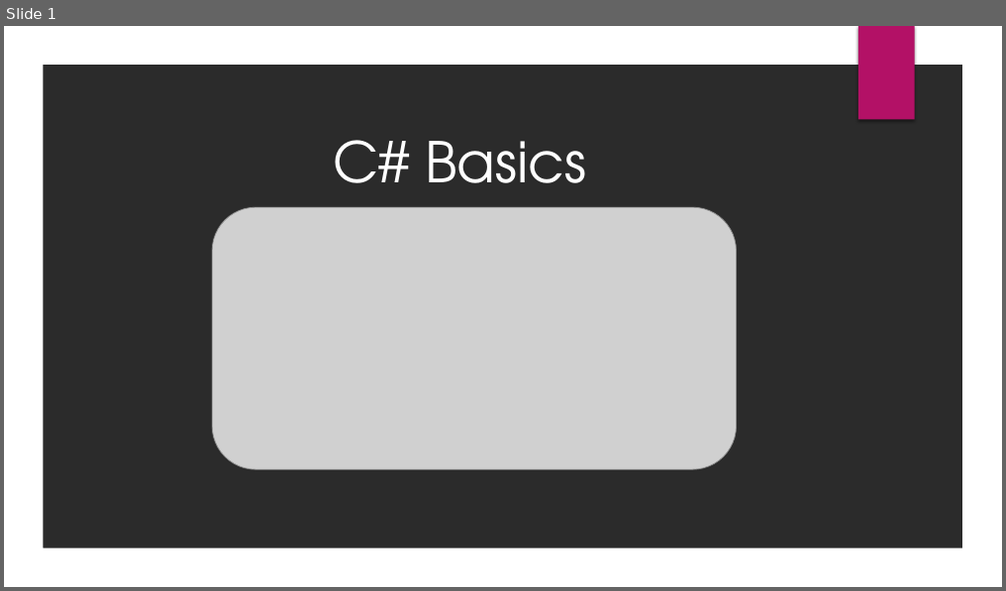
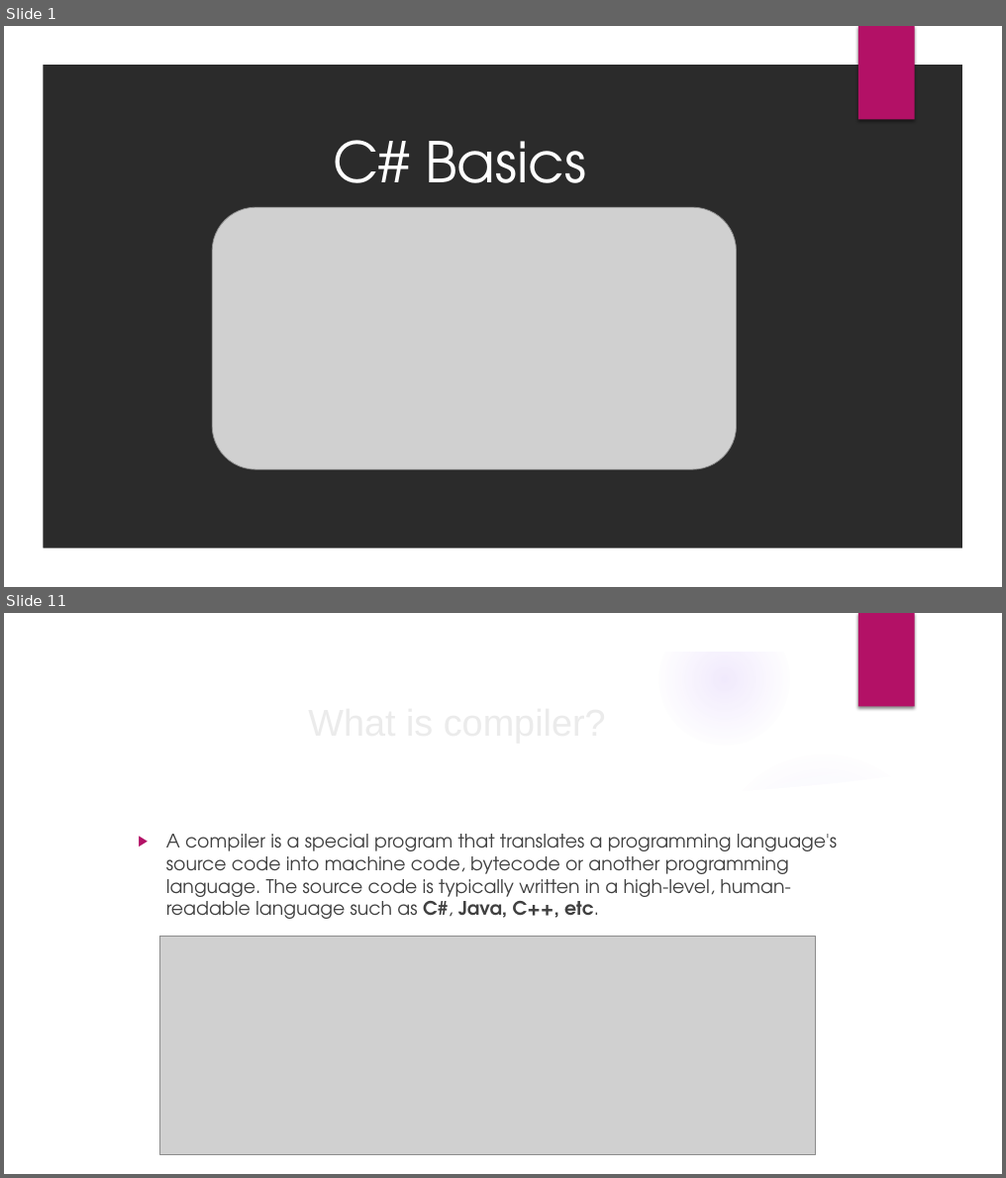
Before and after one commit to velizar92/CSharp-Programming-Presentations, a slide deck: C# Basics.pptx. Shown one above the other, each under a label of ours: slide 1 before the commit, slides 1 and 11 after it; the slides between them are not shown. The pictures are 1006x591 and 1006x1178 pixels, drawn with LibreOffice and Linux fonts; fonts in the diff are those of the drawing; grey boxes stand for pictures; background and template pictures are left out; a plain dark background stands for a picture behind light text. Boxes give left, top, right and bottom in pixels: in the first picture for what was removed or moved away, otherwise in the second. Text is boxed around its words. In the diff, an @@ line names an element or a change of style, - is before the commit and + after.

Commit message:
Add more slides for .NET, Compiler and .NET Schedule

```diff
--- a/C# Basics.pptx
+++ b/C# Basics.pptx
@@ slide 11 added at (x1=4, y1=613, x2=1002, y2=1174), background picture (left out); not listed: 2 template elements that a slide beside it also shows @@
@@ title added at (x1=98, y1=692, x2=816, y2=750), 36 pt, text #EBEBEB @@
+What is compiler?
@@ group added at (x1=4, y1=614, x2=971, y2=1174): 5 ellipses, 2 freeform shapes @@
@@ text added at (x1=166, y1=834, x2=837, y2=919), 18 pt, text #404040 @@
+▶ A compiler is a special program that translates a programming language's source code into machine code, bytecode or another programming language. The source code is typically written in a high-level, human-readable language such as C#, Java, C++, etc.
@@ picture added at (x1=159, y1=937, x2=816, y2=1156) @@
```
Also in this commit, not shown: 4 slides changed, 5 other slides added.
